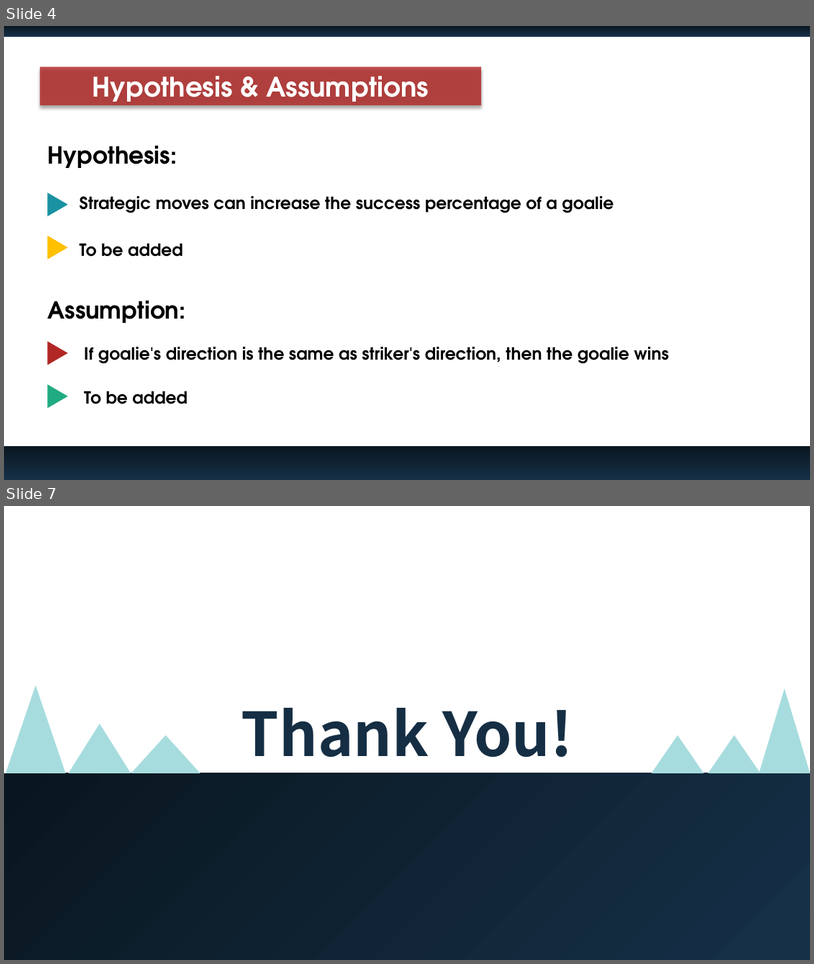
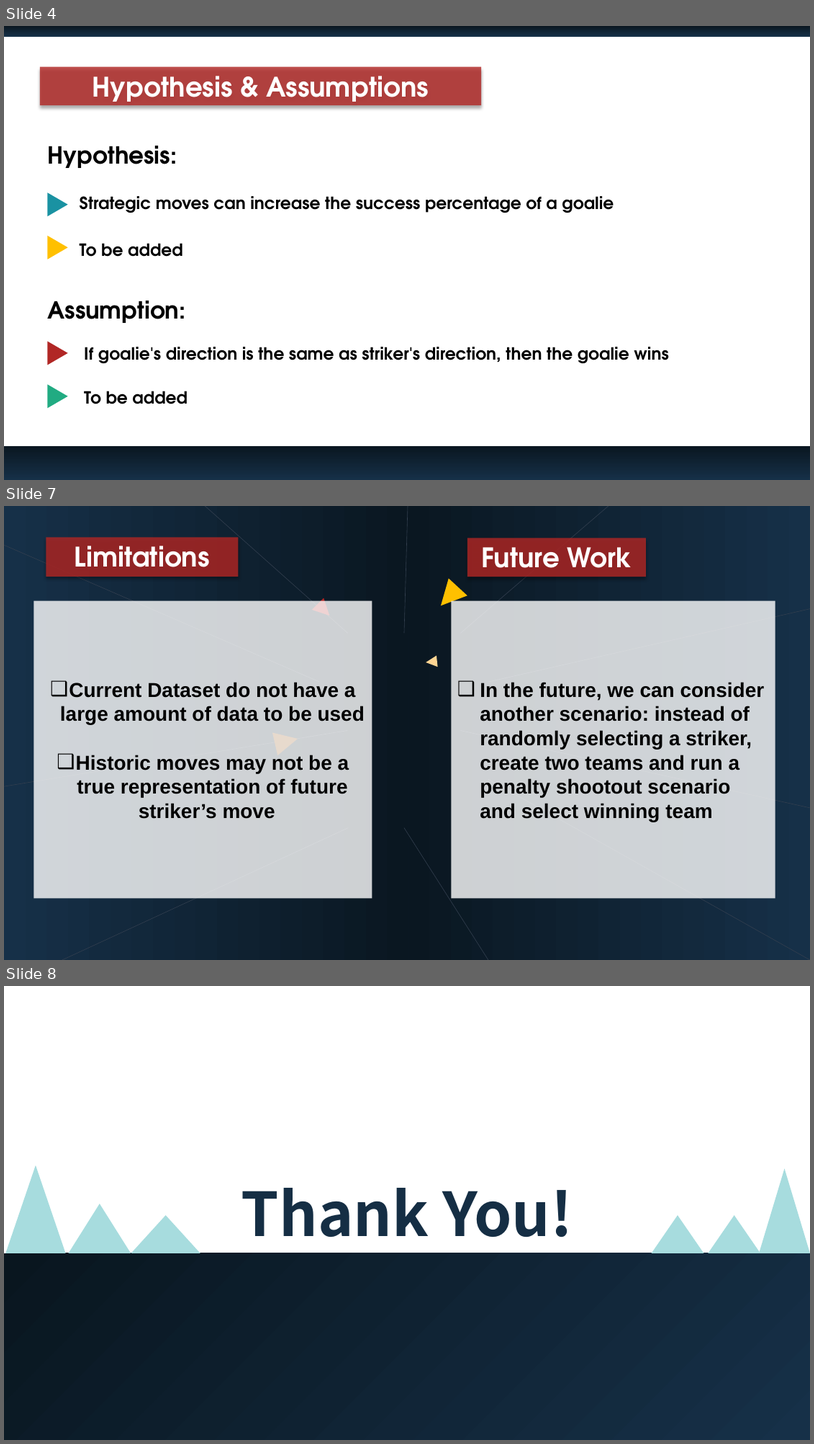
Before and after one commit to saloneeshah/Final-Project, a slide deck: Goalkeepr Success Rate Slide.pptx. Shown one above the other, each under a label of ours: slides 4 and 7 before the commit, slides 4, 7 and 8 after it; the slides between them are not shown. The pictures are 814x964 and 814x1444 pixels, drawn with LibreOffice and Linux fonts; fonts in the diff are those of the drawing. Boxes give left, top, right and bottom in pixels: in the first picture for what was removed or moved away, otherwise in the second. Text is boxed around its words. In the diff, an @@ line names an element or a change of style, - is before the commit and + after.

```diff
--- a/Goalkeepr Success Rate Slide.pptx
+++ b/Goalkeepr Success Rate Slide.pptx
@@ slide 7 added at (4,506,810,960), background #FFFFFF @@
@@ rectangle added at (4,506,409,960), fill gradient #163048 to #0A1721 @@
@@ line added from (206, 506) to (348, 633), #333F50 0.5 pt @@
@@ line added from (408, 506) to (404, 633), #333F50 0.5 pt @@
@@ rectangle added at (409,506,810,960), fill gradient #163048 to #0A1721 @@
@@ line added from (460, 633) to (609, 506), #333F50 0.5 pt @@
@@ line added from (4, 546) to (320, 682), #333F50 0.5 pt @@
@@ rectangle added at (46,538,238,577), fill #B12725 at 81% opacity, 32 pt, text #FFFFFF, bold @@
+Limitations
@@ rectangle added at (468,538,646,577), fill #B12725 at 81% opacity, 32 pt, text #FFFFFF, bold @@
+Future Work
@@ triangle added at (432,578,468,614), fill #FFC000 @@
@@ rectangle added at (34,601,373,898), fill #FFFFFF at 80% opacity, 24 pt, text #000000, bold @@
+❑ Current Dataset do not have a large amount of data to be used
+❑ Historic moves may not be a true representation of future striker’s move
@@ triangle added at (312,598,335,621), fill #B12725 @@
@@ rectangle added at (452,601,776,898), fill #FFFFFF at 80% opacity, 24 pt, text #000000, bold @@
+❑ In the future, we can consider another scenario: instead of randomly selecting a striker, create two teams and run a penalty shootout scenario and select winning team
@@ line added from (489, 682) to (810, 609), #333F50 0.5 pt @@
@@ triangle added at (426,656,438,668), fill #FED593 @@
@@ line added from (4, 786) to (347, 731), #333F50 0.5 pt @@
@@ triangle added at (273,728,301,755), fill #8B4607 @@
@@ line added from (460, 731) to (810, 808), #333F50 0.5 pt @@
@@ line added from (489, 779) to (810, 960), #333F50 0.5 pt @@
@@ line added from (62, 960) to (348, 828), #333F50 0.5 pt @@
@@ line added from (404, 828) to (489, 960), #333F50 0.5 pt @@
@@ what was slide 7 is now slide 8 @@
```
Also in this commit, not shown: 2 slides changed, 1 other slide added, 4 slides removed.
